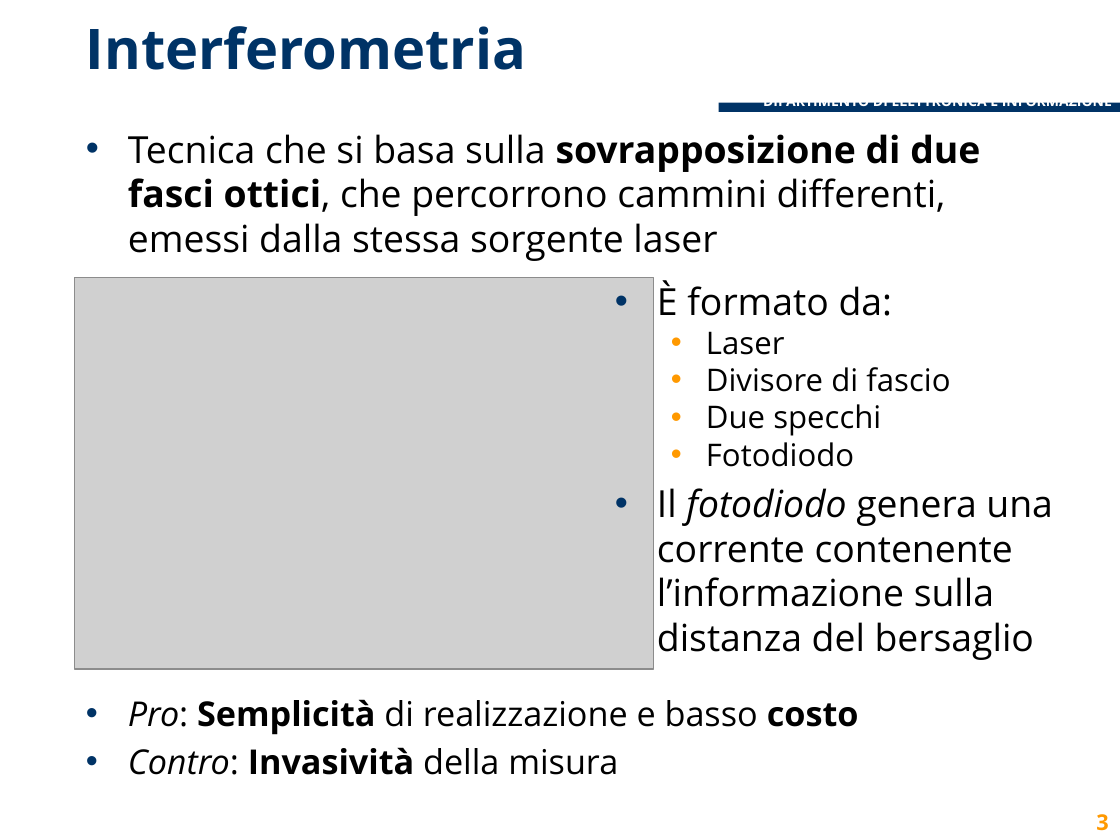
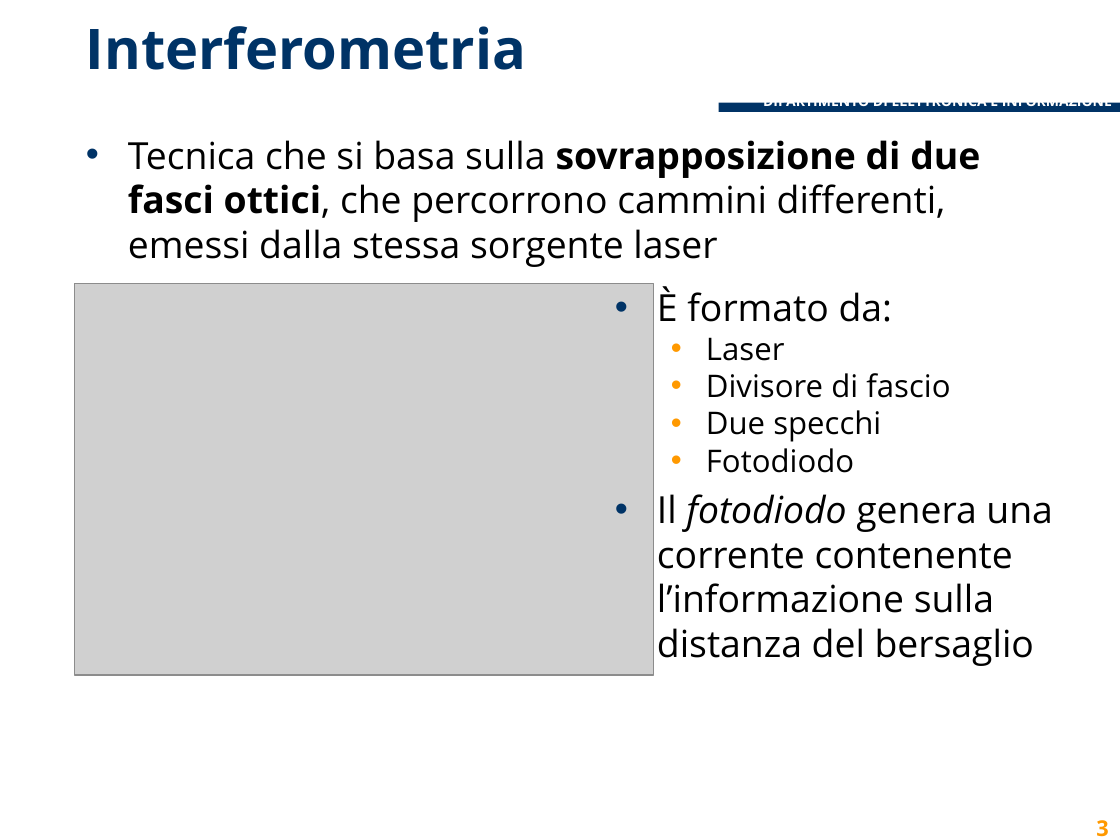
Before and after one commit to lcavagnispolimi/thesis_latex, a slide deck: slide 3 of presentazione_discussione.pptx. Drawn at 1120x840 pixels with LibreOffice and Linux fonts; fonts in the diff are those of the drawing; grey boxes stand for pictures; background and template pictures are left out. Boxes give left, top, right and bottom in pixels: in the first picture for what was removed or moved away, otherwise in the second. Text is boxed around its words. In the diff, an @@ line names an element or a change of style, - is before the commit and + after.

```diff
--- a/presentazione_discussione.pptx
+++ b/presentazione_discussione.pptx
@@ 2 texts, 1 picture, 1 page number: place and size @@
-2 texts, 1 picture, 1 page number at (75,134,1108,831)
+2 texts, 1 picture, 1 page number at (75,140,1108,837)
@@ text removed at (128,699,859,775) @@
-• Pro: Semplicità di realizzazione e basso costo
-• Contro: Invasività della misura
```
Also in this commit, not shown: 2 other slides changed, 3 slides added.
